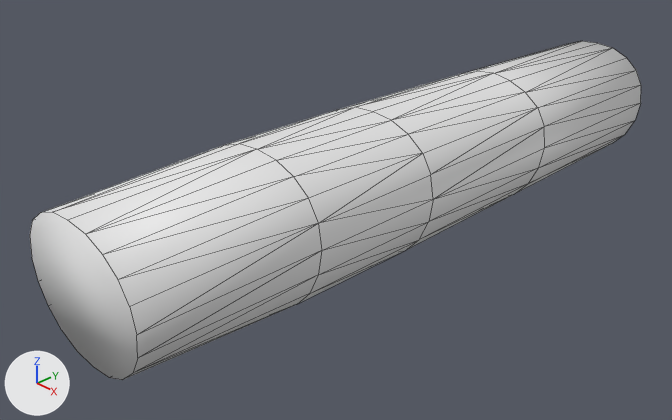
One commit to the Blender file blender/snake2.blend: the scene before it, then after it.
Camera for both pictures: a camera (50 mm lens) standing at (0.19, -0.2, 0.143) and looking at (-0.009, -0.012, 0.009). Every picture has the same lights, and +X, +Y and +Z are marked at lower left. Mesh edges are drawn as thin lines.

Names of what the first picture shows: 'COBRA'.
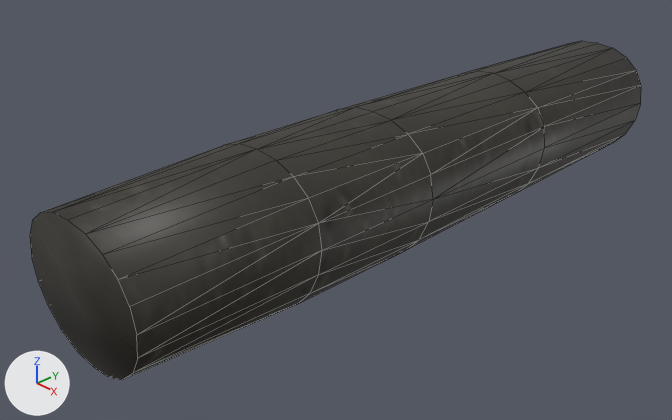
Changed parts and their boxes (x1, y1, x2, y2) in the pictures (672 x 420 px):
'COBRA', recoloured (white to grey)
    both: (30, 41, 641, 380)

What changed in the scene script:
```text
Add img_cobra_tif:
    img_cobra_tif = load_image('COBRA.TIF', '../resources/snake/COBRA.TIF', 400, 1733, 'sRGB')
Add mat_material:
    mat_material = principled_material('Material')
    mat_material.texture = img_cobra_tif
Change me_cobra:
    where me_cobra.from_pydata(...)  # 101 vertices, 162 faces; spans x -0.027..0.027, y -0.004..0.045, z -0.416..-0.186
    add me_cobra.materials.append(mat_material)  # picture img_cobra_tif
```
